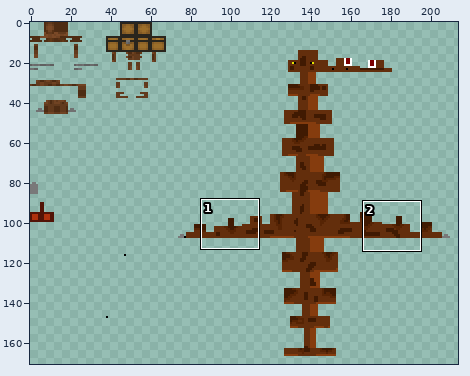
One commit to this sprite sheet: resources/textures/entity/stegosaurus/stegosaurus 1.png. Above, an overview of the earlier version with the close-up marked.
Close-up. As it was:
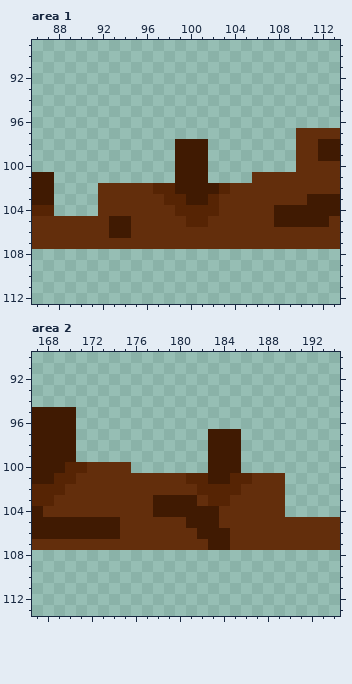
The file is 256x256 pixels. Colours within 5 levels of each other are drawn and written as one. Shown: area 1: x 86..113, y 89..112; area 2: x 167..194, y 90..113. The wide view leaves out empty margins.
New version:
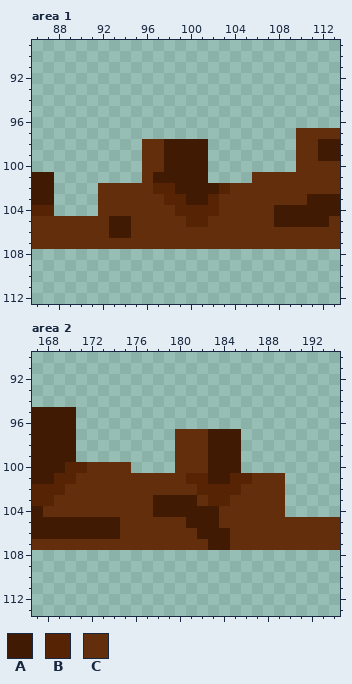
Palette (. is transparent): A #401a02  B #562404  C #632e0c
Edits made:
Area 1:
The edit adds colour A in rows 98 to 100 at x 98; in row 101 at x 97 to 98.
The edit adds colour C in rows 98 to 100 at x 96 to 97; in row 101 at x 96.
Area 2:
The edit adds colour C in rows 97 to 100 at x 180 to 182.
Boxes around the changes in both close-ups, in picture pixels (x1, y1, x2, y2):
added: (142, 139, 175, 183)
added: (175, 429, 208, 473)
